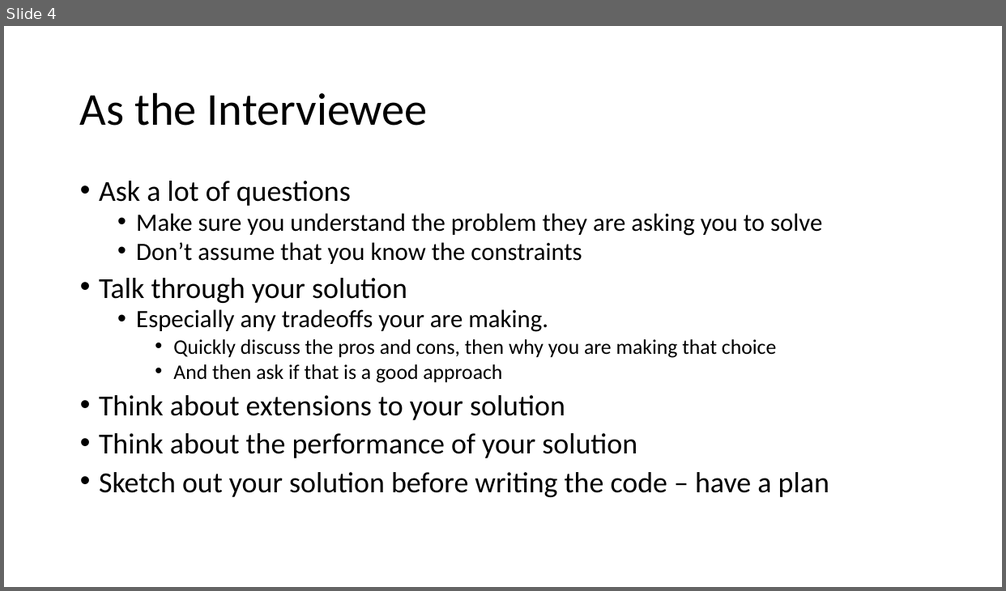
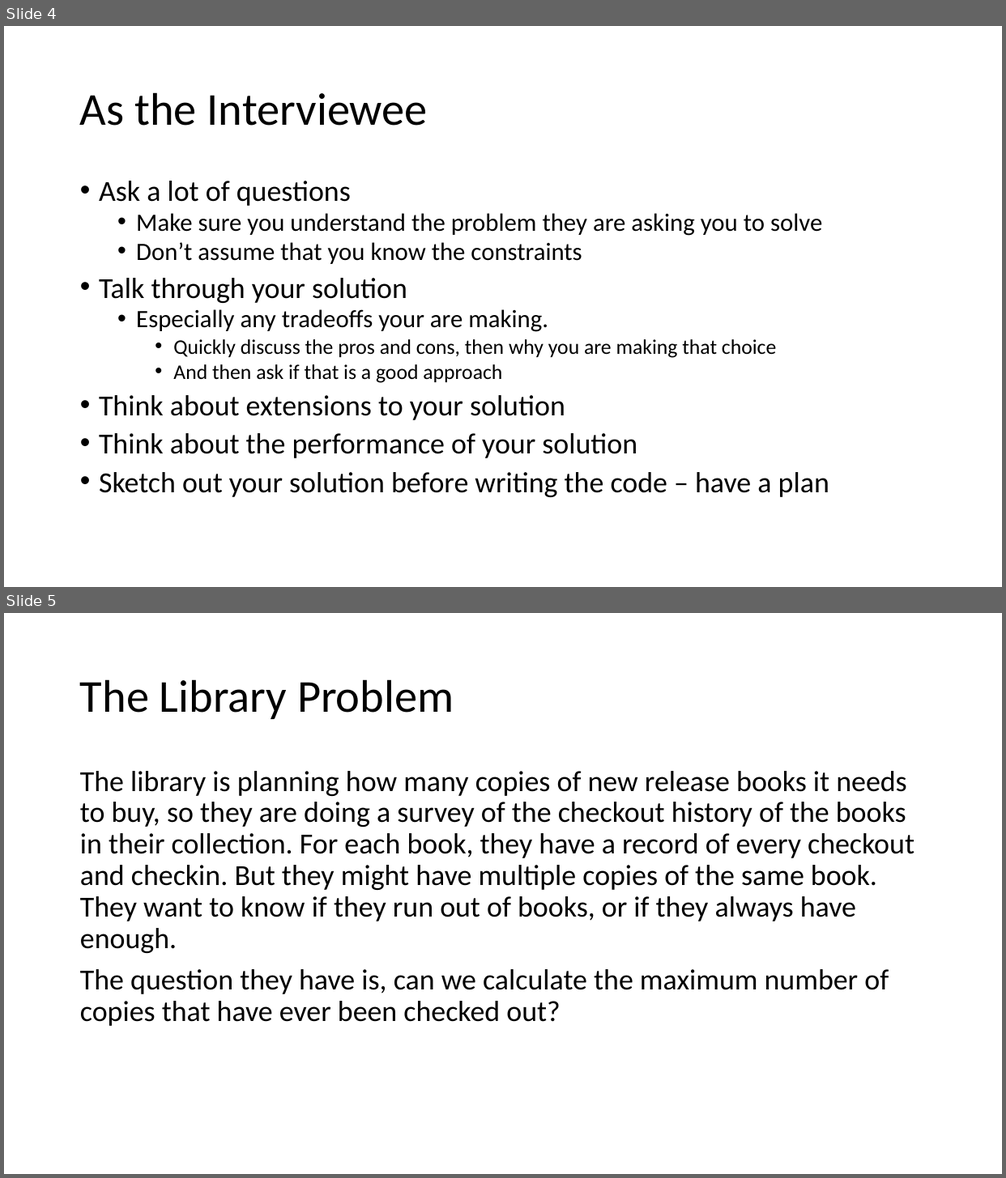
Before and after one commit to russpj/Library, a slide deck: The Library Problem.pptx. Shown one above the other, each under a label of ours: slide 4 before the commit, slides 4 and 5 after it. The pictures are 1006x591 and 1006x1178 pixels, drawn with LibreOffice and Linux fonts; fonts in the diff are those of the drawing. Boxes give left, top, right and bottom in pixels: in the first picture for what was removed or moved away, otherwise in the second. Text is boxed around its words. In the diff, an @@ line names an element or a change of style, - is before the commit and + after.

```diff
--- a/The Library Problem.pptx
+++ b/The Library Problem.pptx
@@ slide 5 added at (4, 613, 1002, 1174), background #FFFFFF @@
@@ title added at (80, 679, 454, 719), 44 pt, text #000000 @@
+The Library Problem
@@ text added at (80, 771, 914, 1026), 28 pt, text #000000 @@
+The library is planning how many copies of new release books it needs to buy, so they are doing a survey of the checkout history of the books in their collection. For each book, they have a record of every checkout and checkin. But they might have multiple copies of the same book. They want to know if they run out of books, or if they always have enough.
+The question they have is, can we calculate the maximum number of copies that have ever been checked out?
```
Also in this commit, not shown: 4 other slides added.
